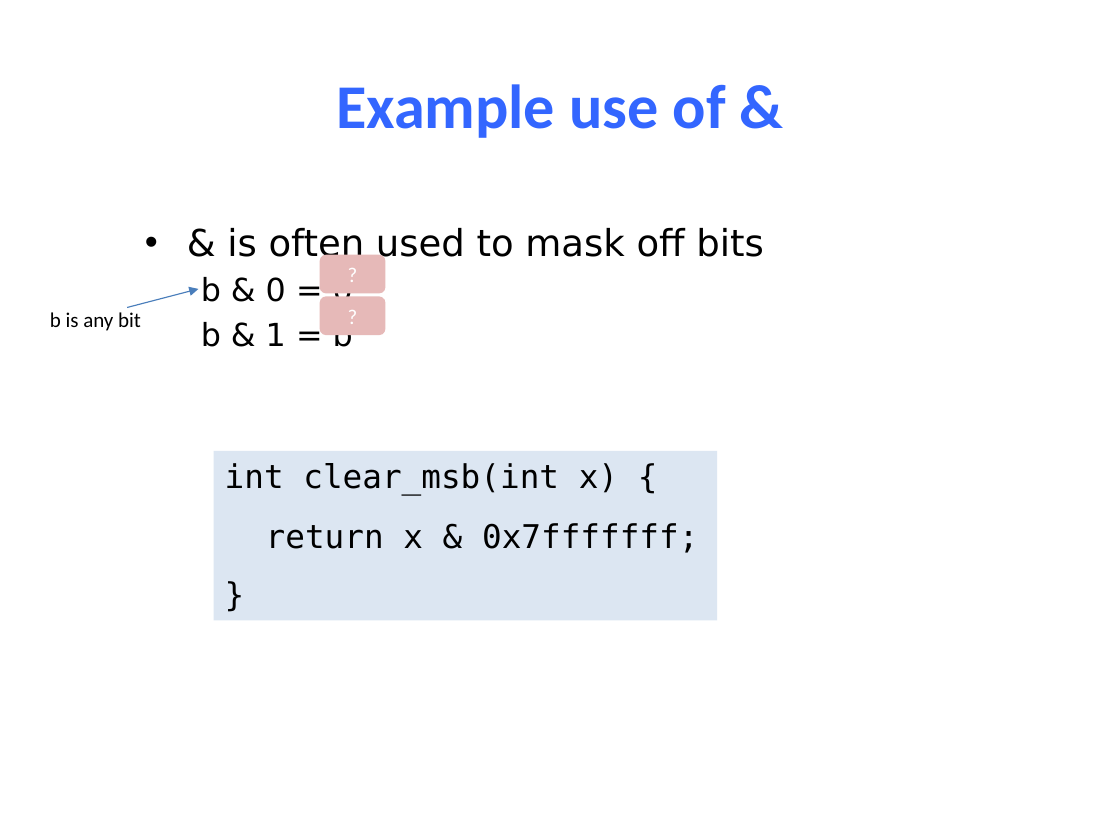
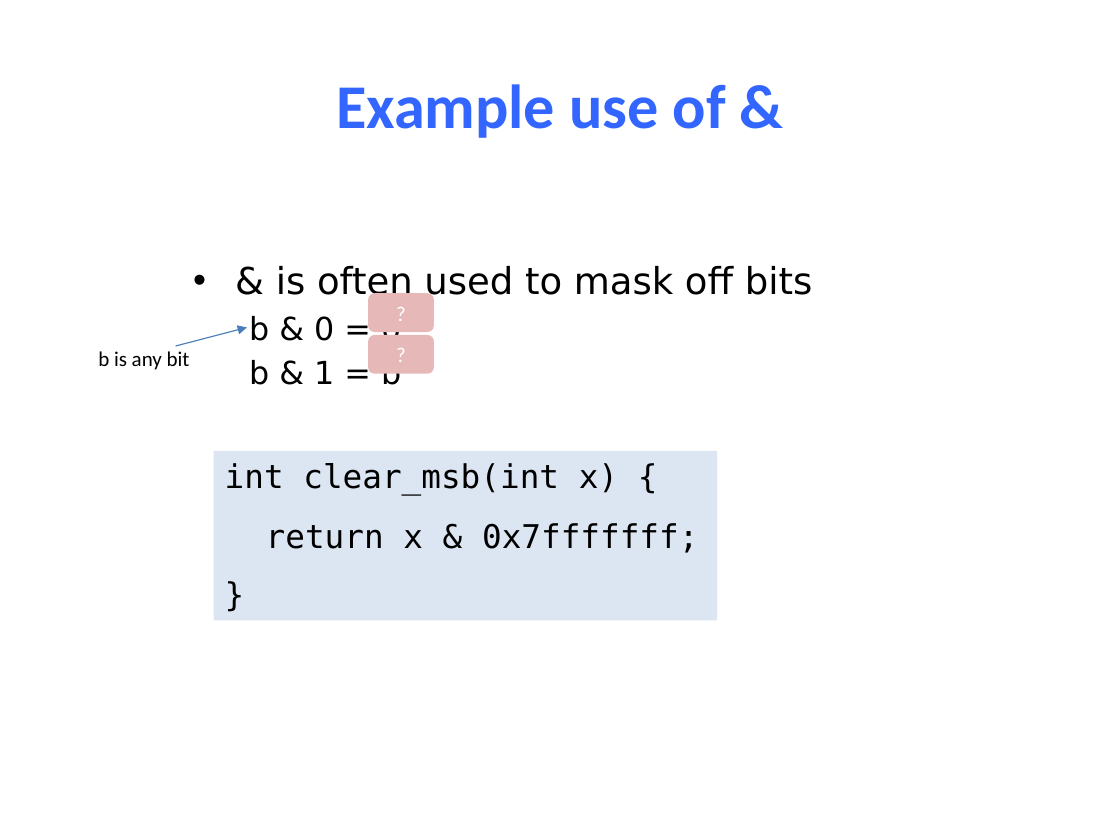
Before and after one commit to NYU-CSO/nyu-cso.github.io, a slide deck: slide 16 of notes/04-C_Basics.pptx (slide 17 before the commit). Drawn at 1120x840 pixels with LibreOffice and Linux fonts; fonts in the diff are those of the drawing. Boxes give left, top, right and bottom in pixels: in the first picture for what was removed or moved away, otherwise in the second. Text is boxed around its words. In the diff, an @@ line names an element or a change of style, - is before the commit and + after.

```diff
--- a/notes/04-C_Basics.pptx
+++ b/notes/04-C_Basics.pptx
@@ 2 texts, 2 rounded rectangles, 1 arrow: place and size @@
-2 texts, 2 rounded rectangles, 1 arrow at <box>50,228,764,353</box>
+2 texts, 2 rounded rectangles, 1 arrow at <box>98,266,813,391</box>
```
Also in this commit, not shown: 16 other slides changed, 1 slide added, 8 slides removed, 1 other file.
